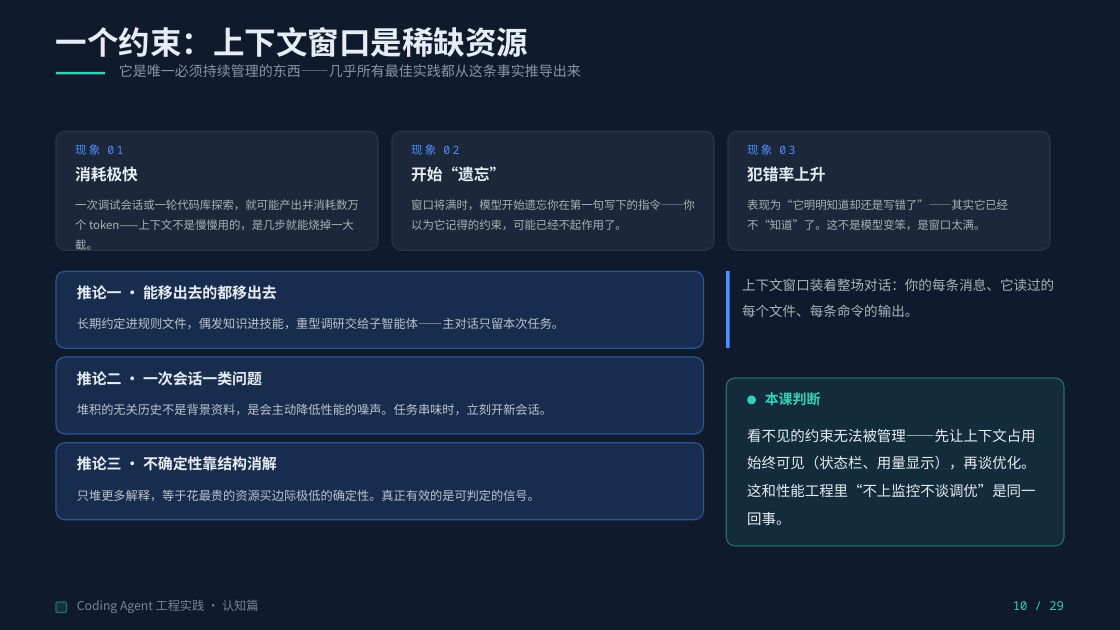
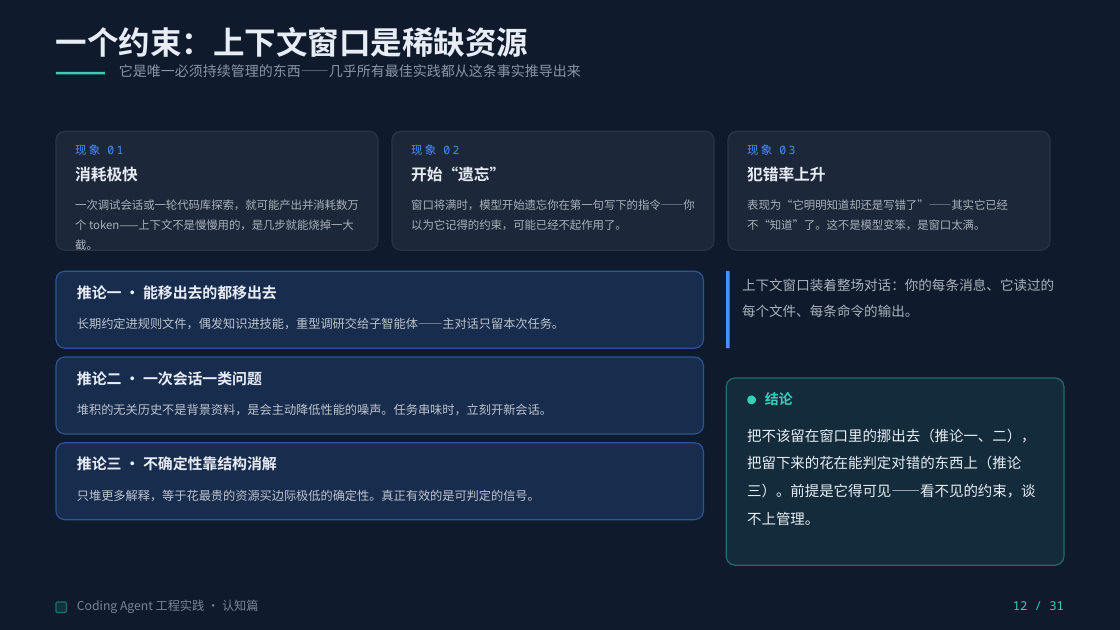
Before and after one commit to Yqghlx/AI_Learn, a slide deck: slide 12 of Coding Agent 实战指南/Coding Agent 工程实践（通用版）.pptx (slide 10 before the commit). Drawn at 1120x630 pixels with LibreOffice and Linux fonts; fonts in the diff are those of the drawing. Boxes give left, top, right and bottom in pixels: in the first picture for what was removed or moved away, otherwise in the second. Text is boxed around its words. In the diff, an @@ line names an element or a change of style, - is before the commit and + after.

```diff
--- a/Coding Agent 实战指南/Coding Agent 工程实践（通用版）.pptx
+++ b/Coding Agent 实战指南/Coding Agent 工程实践（通用版）.pptx
@@ rounded rectangle: place and size @@
-rounded rectangle at box(727, 378, 1065, 546)
+rounded rectangle at box(727, 378, 1065, 565)
@@ rounded rectangle at box(727, 378, 1065, 565): proportions changed @@
@@ text at box(765, 392, 793, 405): text changed @@
-本课判断
+结论
@@ text at box(747, 429, 1035, 525): text changed @@
-看不见的约束无法被管理——先让上下文占用始终可见（状态栏、用量显示），再谈优化。这和性能工程里“不上监控不谈调优”是同一回事。
+把不该留在窗口里的挪出去（推论一、二），把留下来的花在能判定对错的东西上（推论三）。前提是它得可见——看不见的约束，谈不上管理。
@@ text at box(1013, 601, 1064, 610): text changed @@
-10 / 29
+12 / 31
```
Also in this commit, not shown: 27 other slides changed, 2 slides added, 6 other files.
